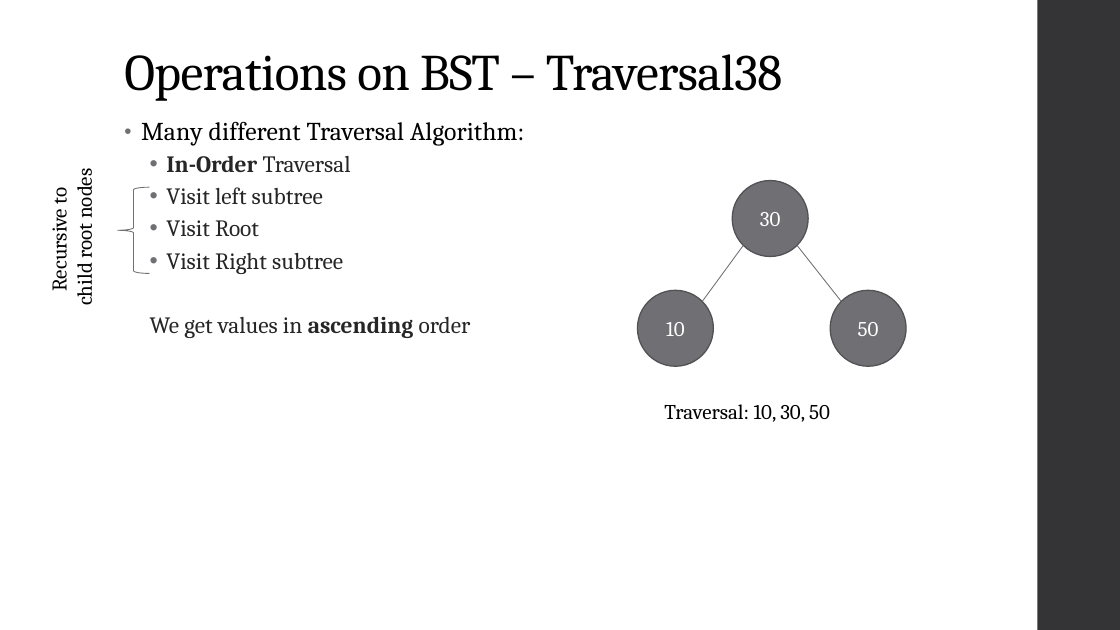
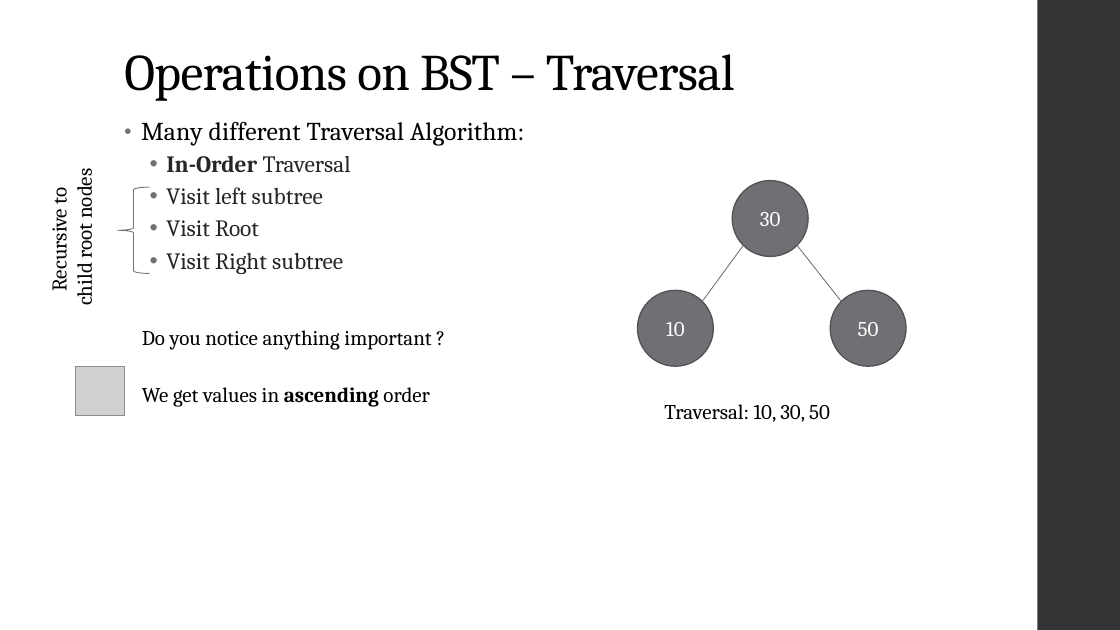
Before and after one commit to share2learnwidmanish/MVJ_Visit_28thJan2023-, a slide deck: slide 52 of DataStructure_Trees_animation_MVJ.pptx (slide 50 before the commit). Drawn at 1120x630 pixels with LibreOffice and Linux fonts; fonts in the diff are those of the drawing; grey boxes stand for pictures. Boxes give left, top, right and bottom in pixels: in the first picture for what was removed or moved away, otherwise in the second. Text is boxed around its words. In the diff, an @@ line names an element or a change of style, - is before the commit and + after.

```diff
--- a/DataStructure_Trees_animation_MVJ.pptx
+++ b/DataStructure_Trees_animation_MVJ.pptx
@@ title at (124, 54, 735, 101): text changed @@
-Operations on BST – Traversal38
+Operations on BST – Traversal
@@ text at (150, 316, 471, 338): paragraph removed @@
-  We get values in ascending order
@@ text added at (142, 330, 431, 350), 18 pt, text #000000 @@
+Do you notice anything important ?
@@ picture added at (76, 366, 125, 416) @@
@@ text added at (142, 387, 430, 407), 18 pt, text #000000 @@
+We get values in ascending order
```
Also in this commit, not shown: 29 other slides changed, 4 slides added.
